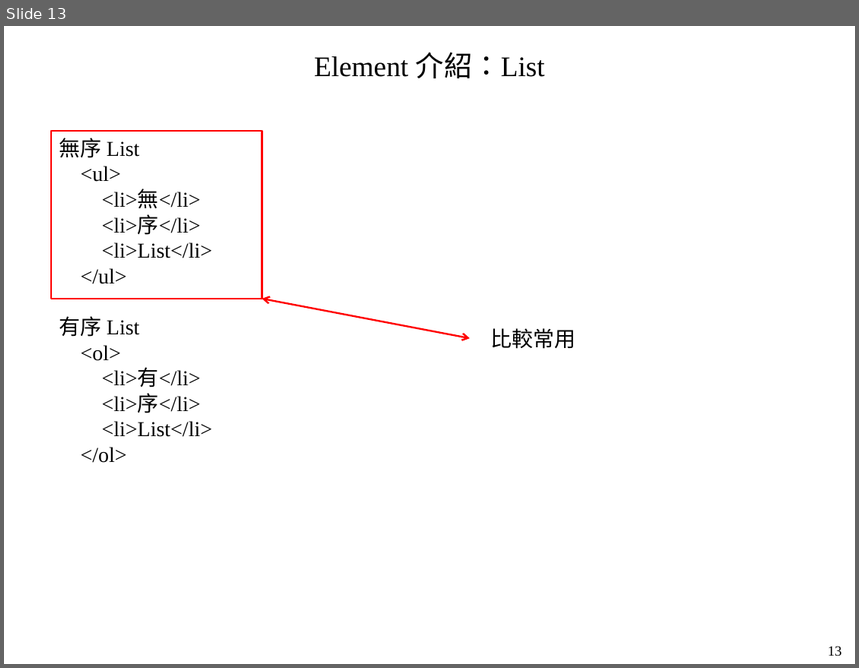
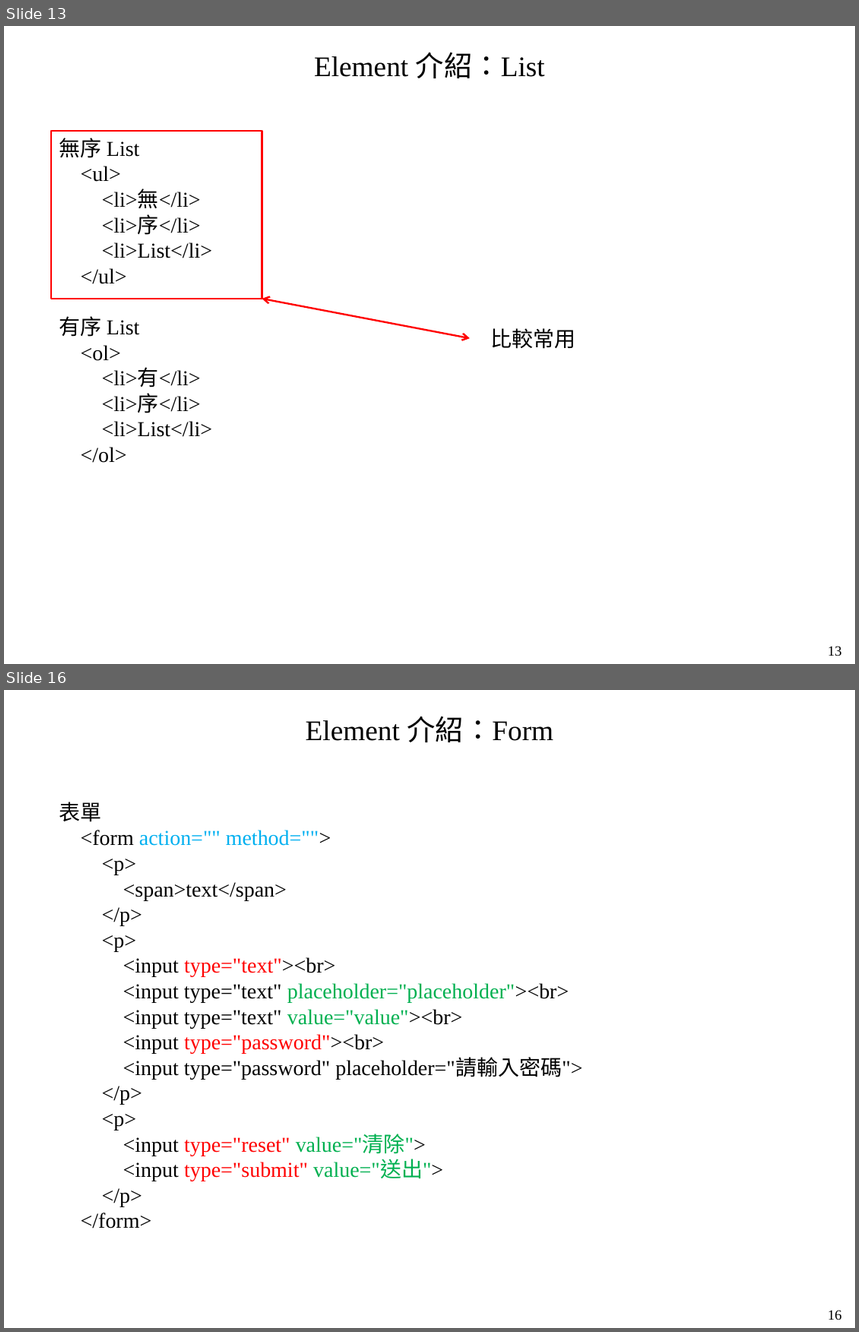
Before and after one commit to mar120434/2021_web_tutor, a slide deck: 靜態網頁.pptx. Shown one above the other, each under a label of ours: slide 13 before the commit, slides 13 and 16 after it; the slides between them are not shown. The pictures are 859x668 and 859x1332 pixels, drawn with LibreOffice and Linux fonts; fonts in the diff are those of the drawing. Boxes give left, top, right and bottom in pixels: in the first picture for what was removed or moved away, otherwise in the second. Text is boxed around its words. In the diff, an @@ line names an element or a change of style, - is before the commit and + after.

```diff
--- a/靜態網頁.pptx
+++ b/靜態網頁.pptx
@@ slide 16 added at (x1=4, y1=690, x2=855, y2=1328), background #FFFFFF @@
@@ text added at (x1=306, y1=716, x2=553, y2=742), 24 pt, text #000000 @@
+Element 介紹：Form
@@ text added at (x1=59, y1=802, x2=582, y2=1229), 18 pt, text #000000 @@
+表單
+<form action="" method="">
+<p>
+<span>text</span>
+</p>
+<p>
+<input type="text"><br>
+<input type="text" placeholder="placeholder"><br>
+<input type="text" value="value"><br>
+<input type="password"><br>
+<input type="password" placeholder="請輸入密碼">
+</p>
+<p>
+<input type="reset" value="清除">
+<input type="submit" value="送出">
+</p>
+</form>
@@ text added at (x1=828, y1=1310, x2=842, y2=1321), 12 pt, text #000000 @@
+16
```
Also in this commit, not shown: 4 slides changed, 4 other slides added, 4 other files.
